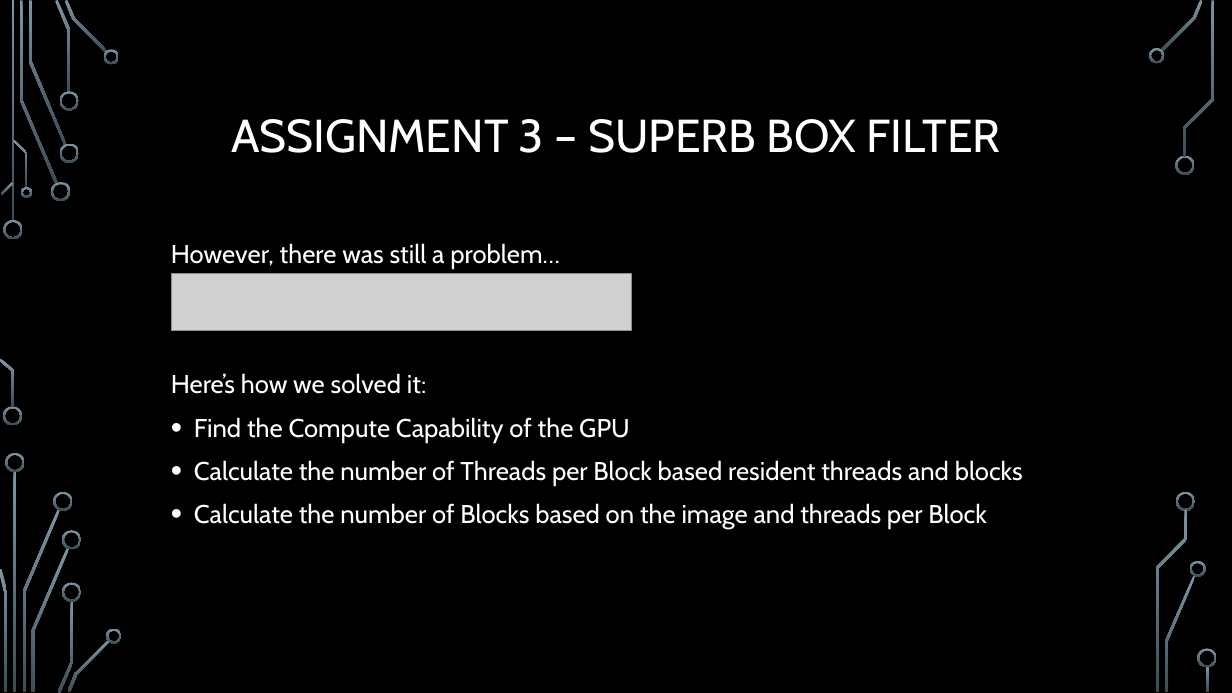
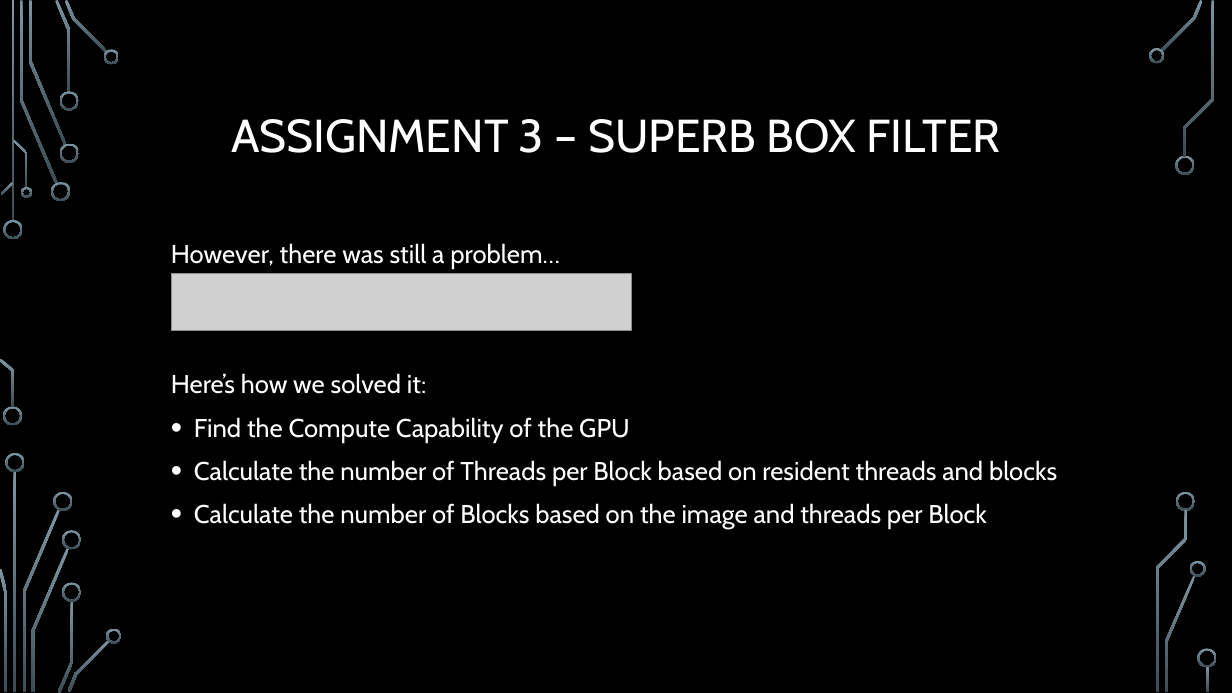
Before and after one commit to RosarioAleCali/DPS915_Final_Project, a slide deck: slide 9 of Project Presentation.pptx. Drawn at 1232x693 pixels with LibreOffice and Linux fonts; fonts in the diff are those of the drawing; grey boxes stand for pictures; background and template pictures are left out. Boxes give left, top, right and bottom in pixels: in the first picture for what was removed or moved away, otherwise in the second. Text is boxed around its words. In the diff, an @@ line names an element or a change of style, - is before the commit and + after.

Commit message:
Edited grammar

```diff
--- a/Project Presentation.pptx
+++ b/Project Presentation.pptx
@@ text at <box>194,460,1057,486</box>: text changed @@
-  • Calculate the number of Threads per Block based resident threads and blocks
+  • Calculate the number of Threads per Block based on resident threads and blocks
```
Also in this commit, not shown: 1 other slide changed.
